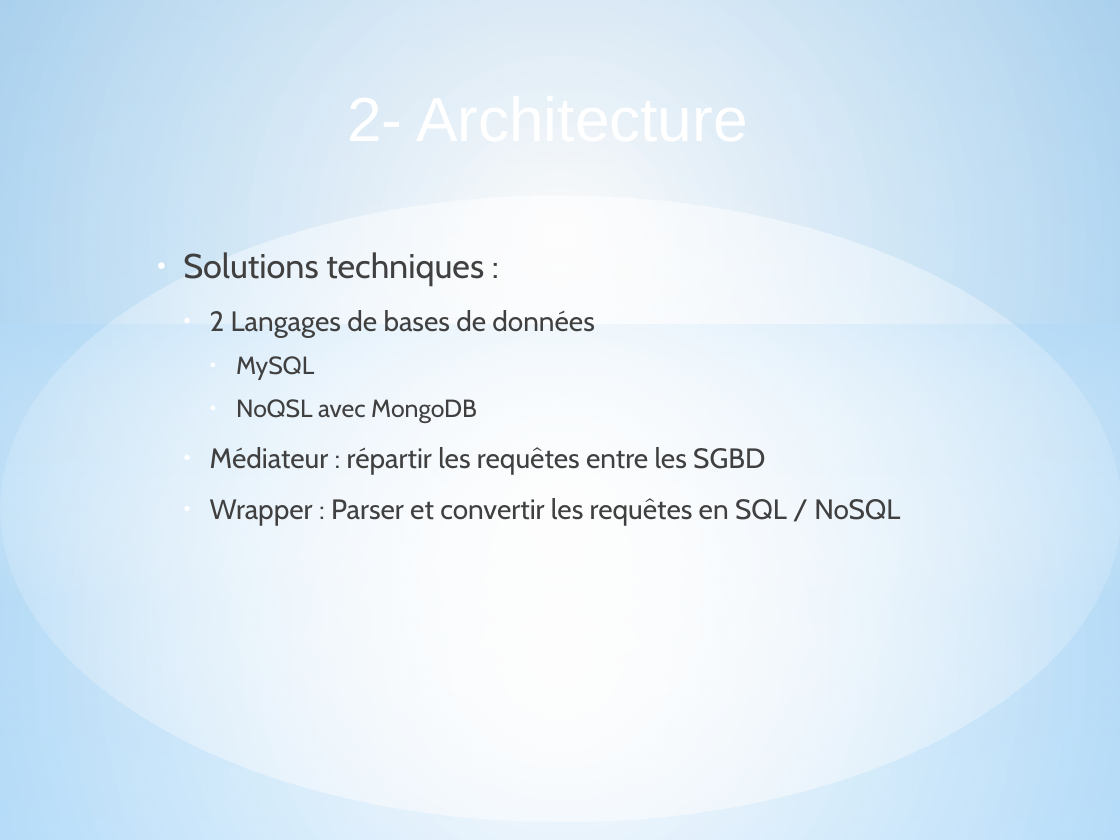
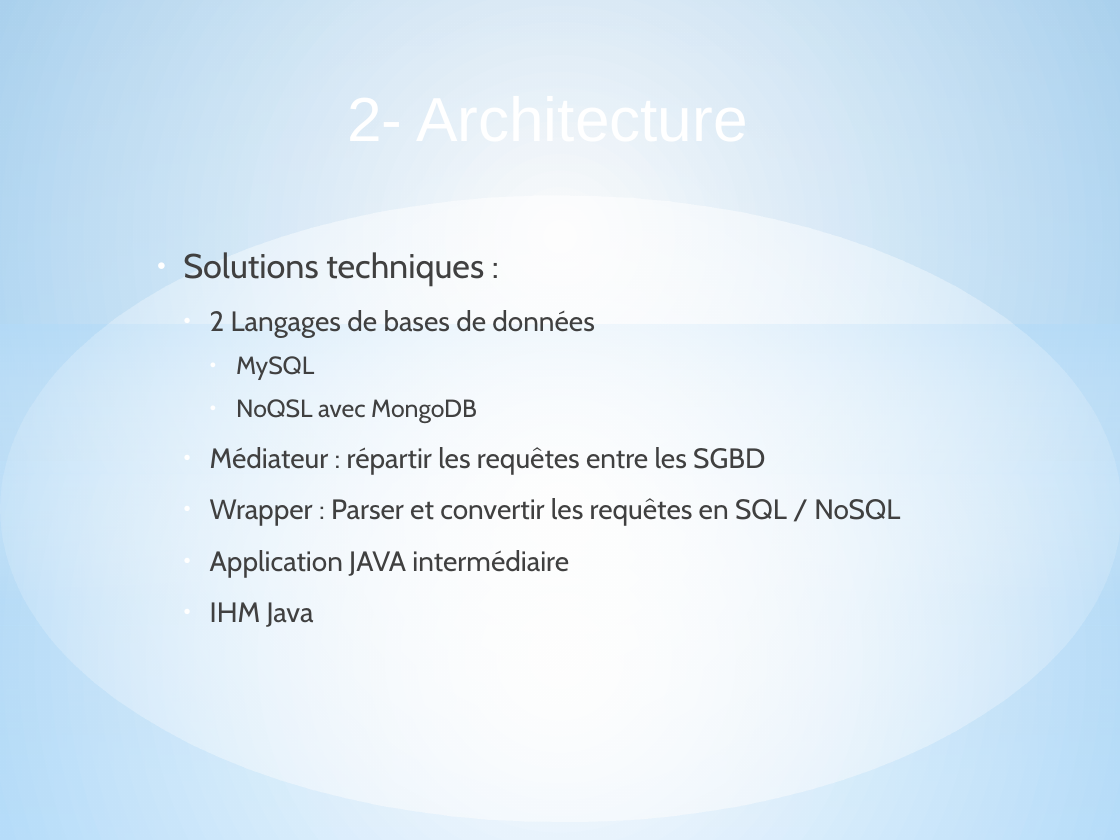
Before and after one commit to sizo0/BDAProject, a slide deck: slide 6 of Documents/Presentation/Présentation1.odp (slide 5 before the commit). Drawn at 1120x840 pixels with LibreOffice and Linux fonts; fonts in the diff are those of the drawing. Boxes give left, top, right and bottom in pixels: in the first picture for what was removed or moved away, otherwise in the second. Text is boxed around its words. In the diff, an @@ line names an element or a change of style, - is before the commit and + after.

```diff
--- a/Documents/Presentation/Présentation1.odp
+++ b/Documents/Presentation/Présentation1.odp
@@ text at (210,550,569,627): paragraphs added @@
+  ● Application JAVA intermédiaire
+  ● IHM Java
```
Also in this commit, not shown: 2 other slides changed, 1 slide added, 1 other file.
